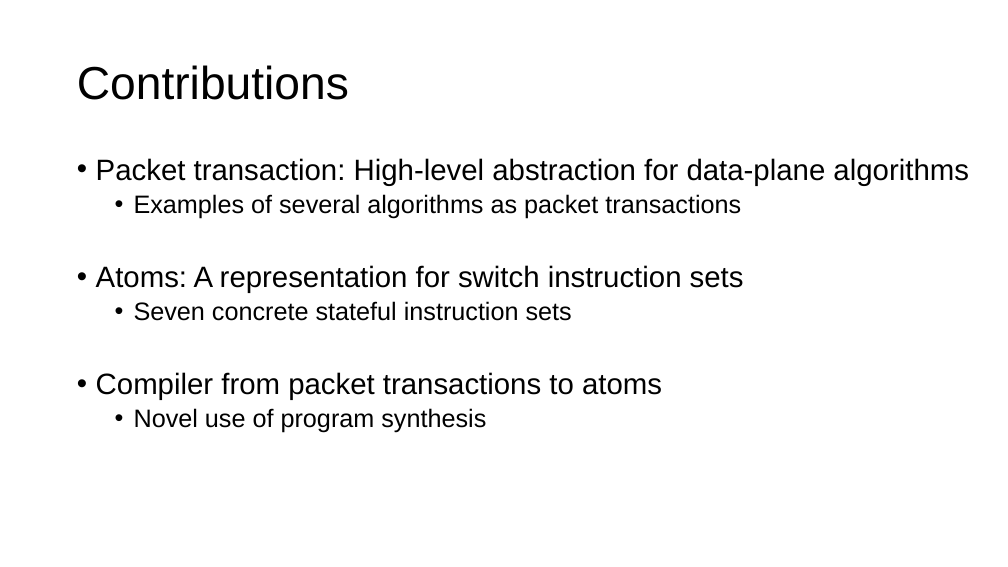
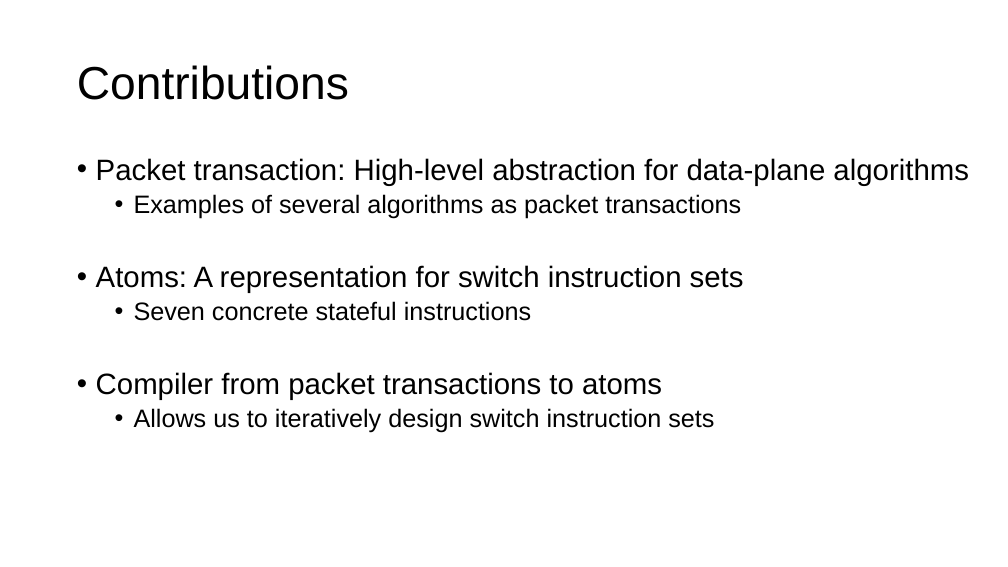
Before and after one commit to anirudhSK/pifo-domino-marple-ppts, a slide deck: slide 5 of domino_sigcomm.pptx (slide 6 before the commit). Drawn at 1008x567 pixels with LibreOffice and Linux fonts; fonts in the diff are those of the drawing. Boxes give left, top, right and bottom in pixels: in the first picture for what was removed or moved away, otherwise in the second. Text is boxed around its words. In the diff, an @@ line names an element or a change of style, - is before the commit and + after.

```diff
--- a/domino_sigcomm.pptx
+++ b/domino_sigcomm.pptx
@@ text at (134, 301, 531, 321): text changed @@
-  • Seven concrete stateful instruction sets
+  • Seven concrete stateful instructions
@@ text at (134, 408, 714, 433): text changed @@
-  • Novel use of program synthesis
+  • Allows us to iteratively design switch instruction sets
```
Also in this commit, not shown: 4 other slides changed.
